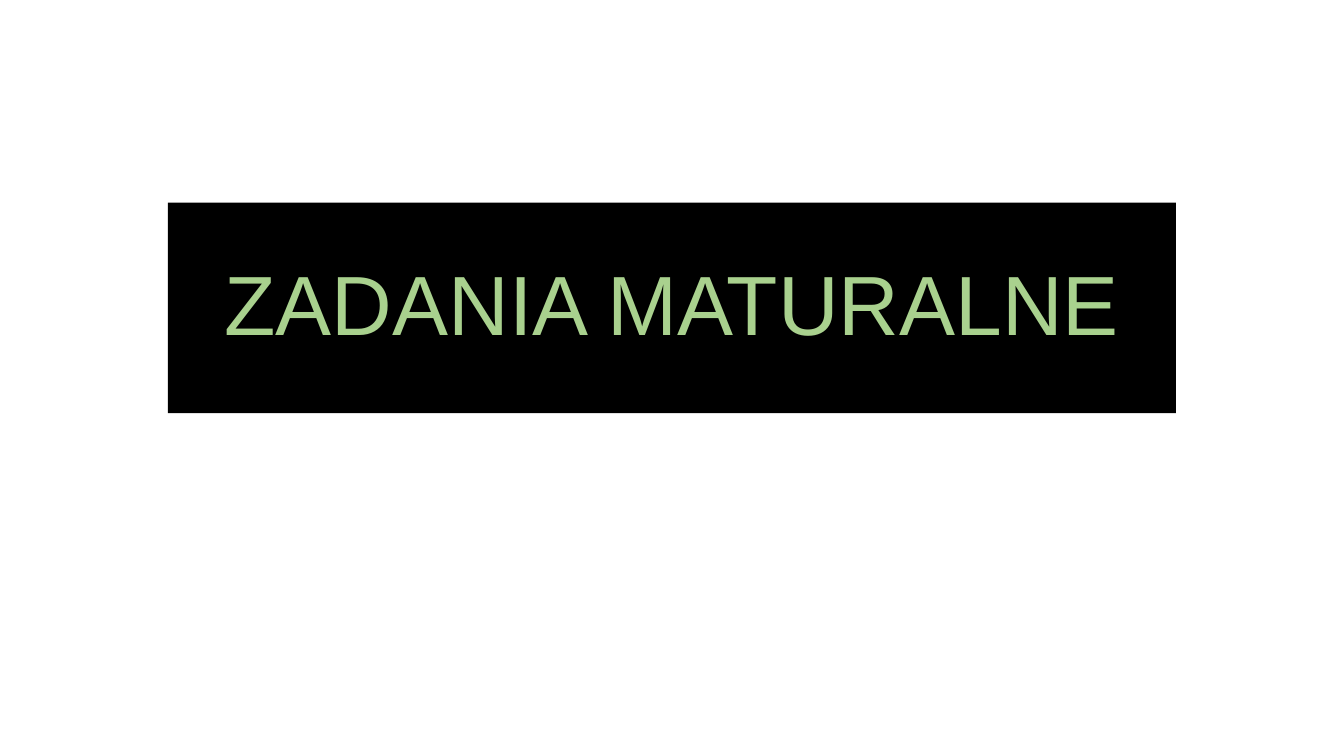
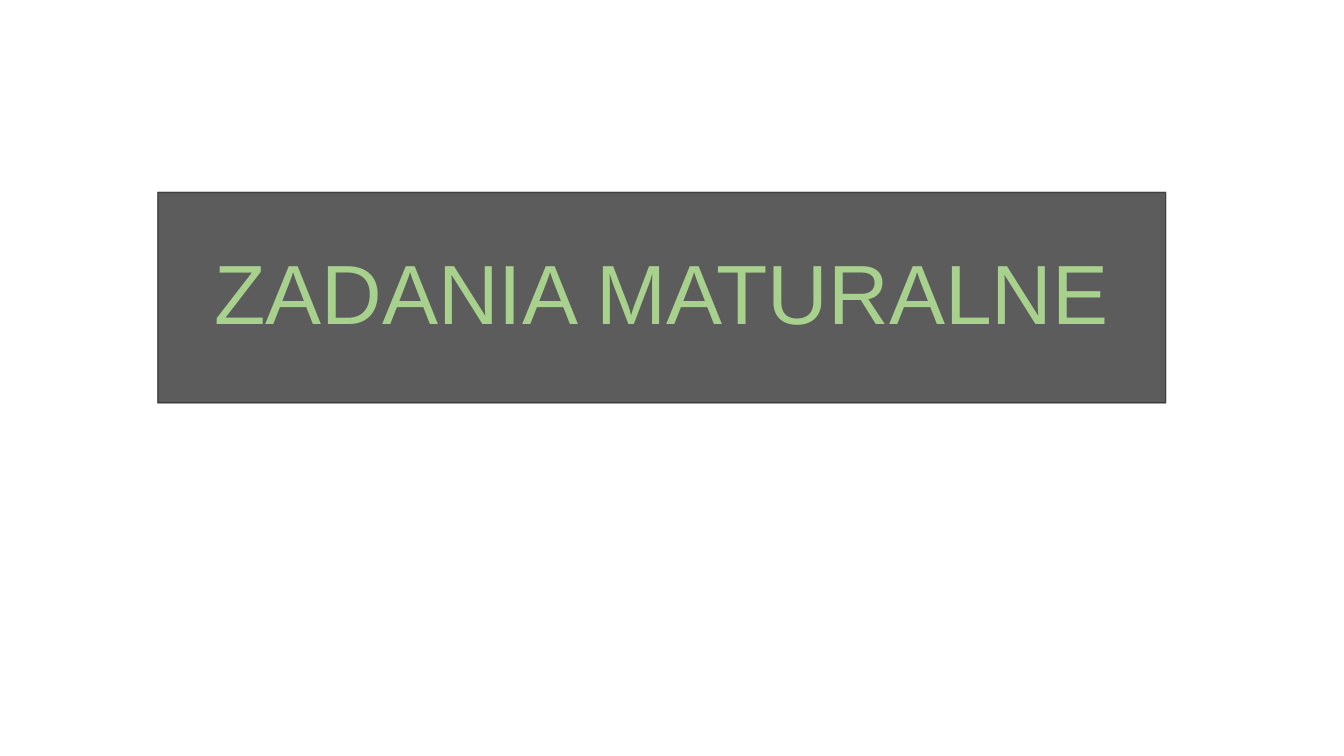
Before and after one commit to MikoStoro/ETI_Academy_Matura, a slide deck: slide 1 of prezentacje/prezentacja1.pptx. Drawn at 1344x756 pixels with LibreOffice and Linux fonts; fonts in the diff are those of the drawing; background and template pictures are left out. Boxes give left, top, right and bottom in pixels: in the first picture for what was removed or moved away, otherwise in the second. Text is boxed around its words. In the diff, an @@ line names an element or a change of style, - is before the commit and + after.

```diff
--- a/prezentacje/prezentacja1.pptx
+++ b/prezentacje/prezentacja1.pptx
@@ title "ZADANIA MATURALNE": place and size @@
-title "ZADANIA MATURALNE" at <box>168,203,1177,413</box>
+title "ZADANIA MATURALNE" at <box>158,193,1167,403</box>
@@ title "ZADANIA MATURALNE" at <box>158,193,1167,403</box>: fill #000000 to #000000 at 64% opacity; outline none to #000000 1 pt @@
```
Also in this commit, not shown: 2 other slides changed, 6 slides added, 2 slides removed, 1 other file.
